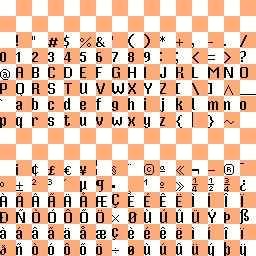
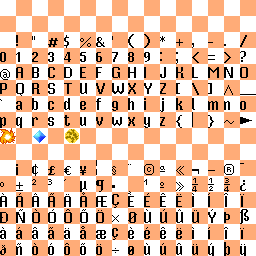
Revision of a layered 256×256 image; what changed, layer by layer:
added layer "element icons" above "Layer 0" over [0, 128, 79, 144]
painted on "Layer 0" over [240, 117, 252, 124]
